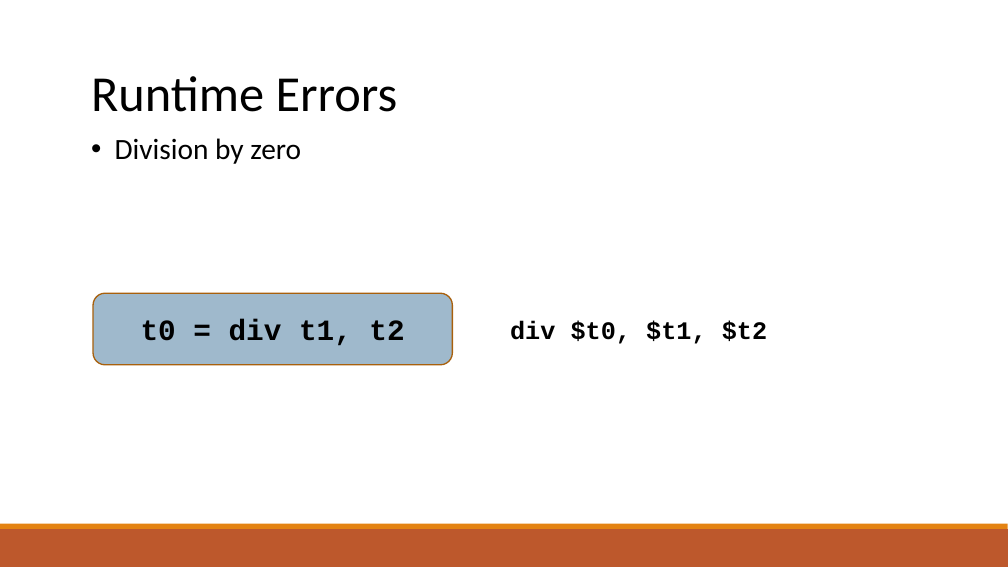
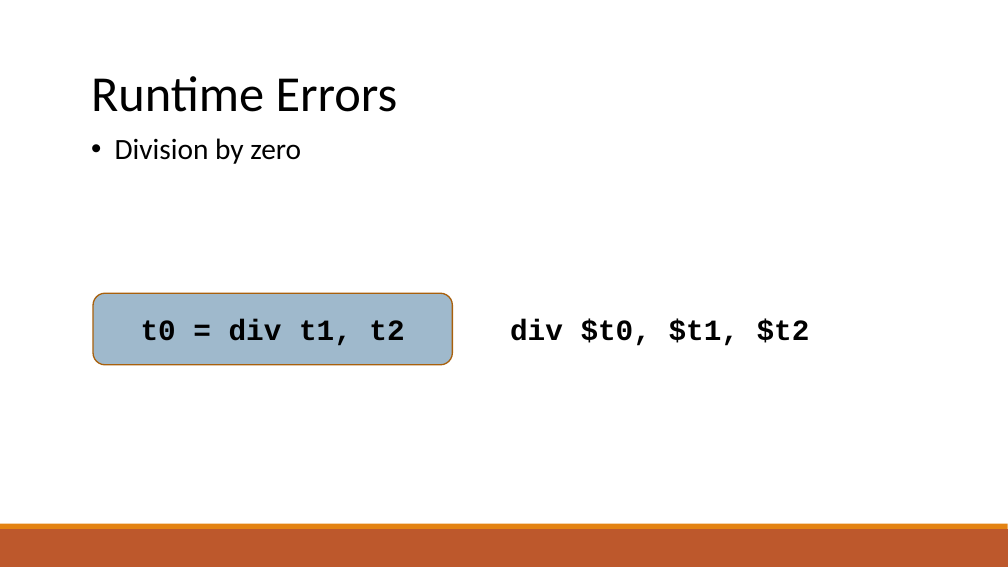
Before and after one commit to raghadzeidan/COMPILATION_TAU_FOR_STUDENTS, a slide deck: slide 66 of new_slides/codegen.pptx. Drawn at 1008x567 pixels with LibreOffice and Linux fonts; fonts in the diff are those of the drawing. Boxes give left, top, right and bottom in pixels: in the first picture for what was removed or moved away, otherwise in the second. Text is boxed around its words. In the diff, an @@ line names an element or a change of style, - is before the commit and + after.

```diff
--- a/new_slides/codegen.pptx
+++ b/new_slides/codegen.pptx
@@ text "div $t0, $t1, $t2" at (x1=510, y1=319, x2=810, y2=346): size 24 to 28 pt @@
```
Also in this commit, not shown: 6 other slides changed, 1 other file.
